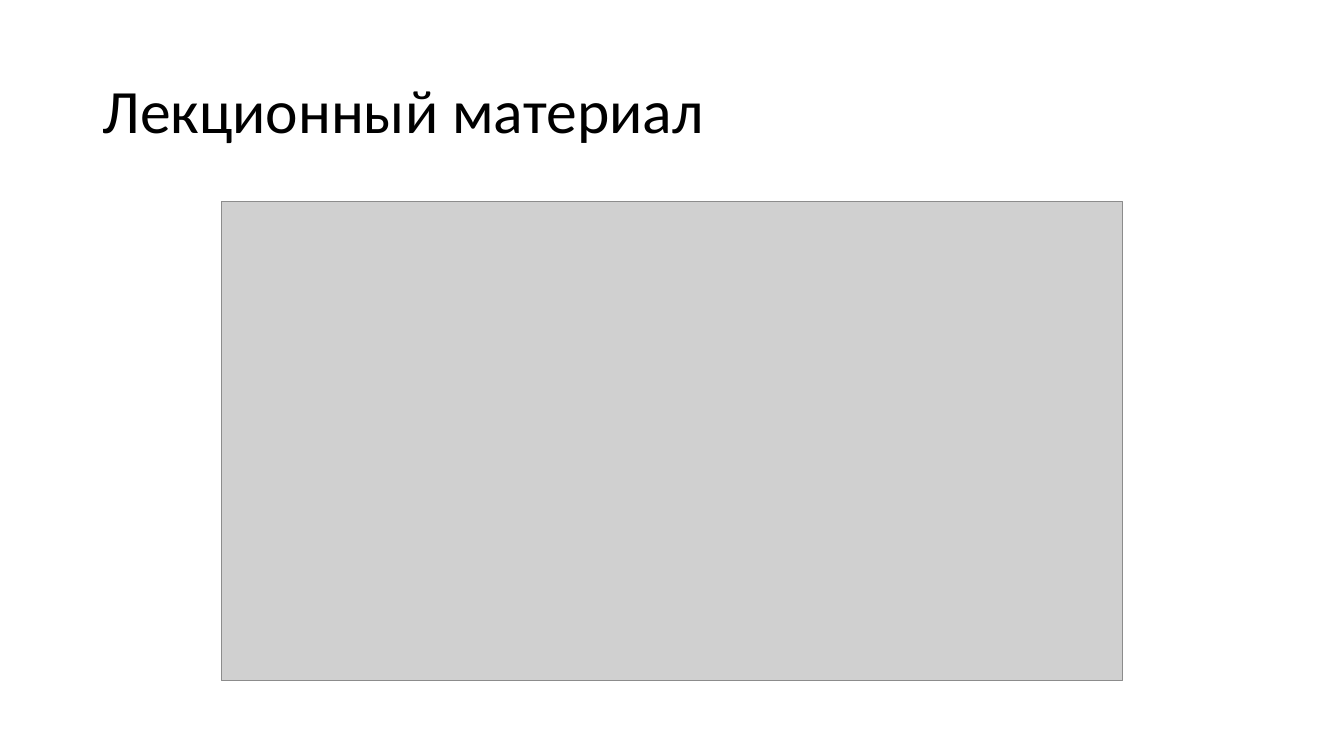
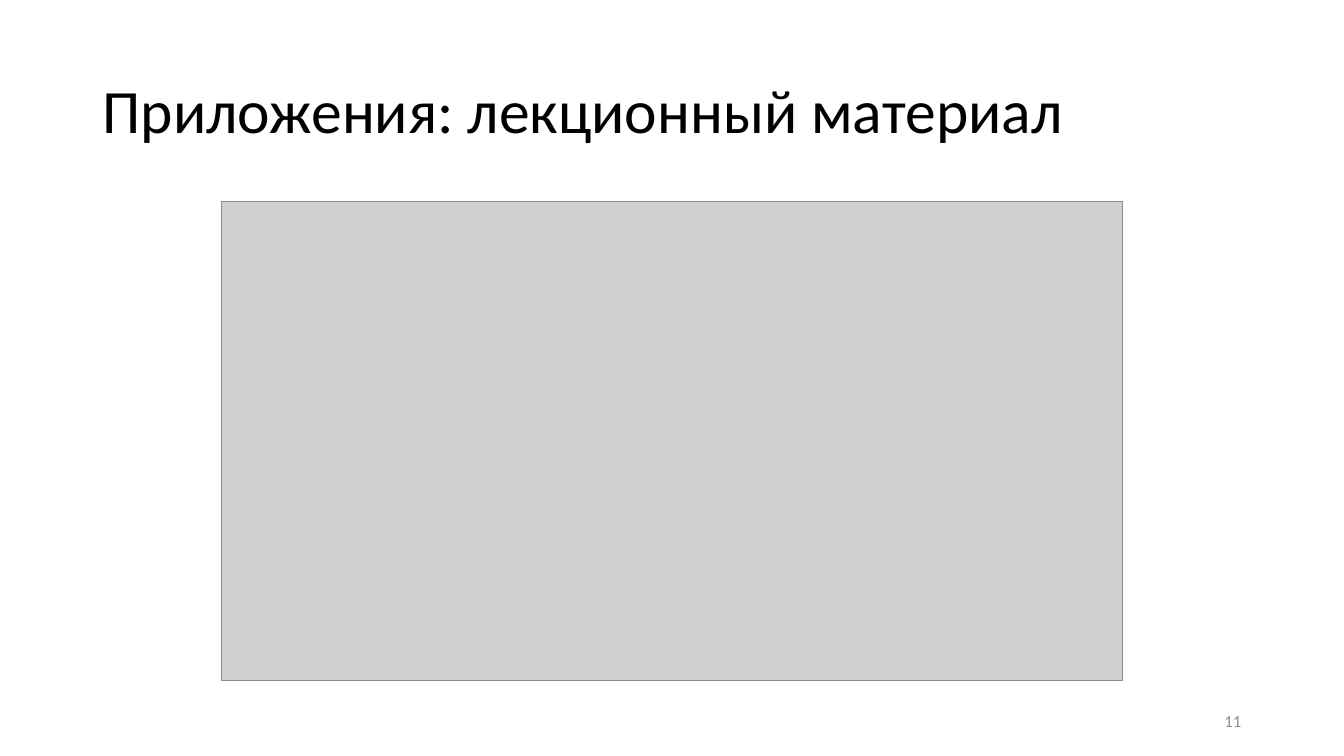
Before and after one commit to KerkDovan/GPO, a slide deck: slide 11 of Конференции/Международная научно-практическая конференция -Электронные средства и системы управления-/Выступление/Презентация.pptx (slide 4 before the commit). Drawn at 1344x756 pixels with LibreOffice and Linux fonts; fonts in the diff are those of the drawing; grey boxes stand for pictures. Boxes give left, top, right and bottom in pixels: in the first picture for what was removed or moved away, otherwise in the second. Text is boxed around its words. In the diff, an @@ line names an element or a change of style, - is before the commit and + after.

Commit message:
Улучшение материалов выступления. На всякий случай сохранил презентацию в разных форматах.

```diff
--- a/Конференции/Международная научно-практическая конференция -Электронные средства и системы управления-/Выступление/Презентация.pptx
+++ b/Конференции/Международная научно-практическая конференция -Электронные средства и системы управления-/Выступление/Презентация.pptx
@@ title at [102,91,1062,143]: text changed @@
-Лекционный материал
+Приложения: лекционный материал
@@ page number added at [1224,716,1241,727], 12 pt, text #8C8C8C @@
+11
```
Also in this commit, not shown: 7 other slides changed, 8 slides added, 3 other files.
